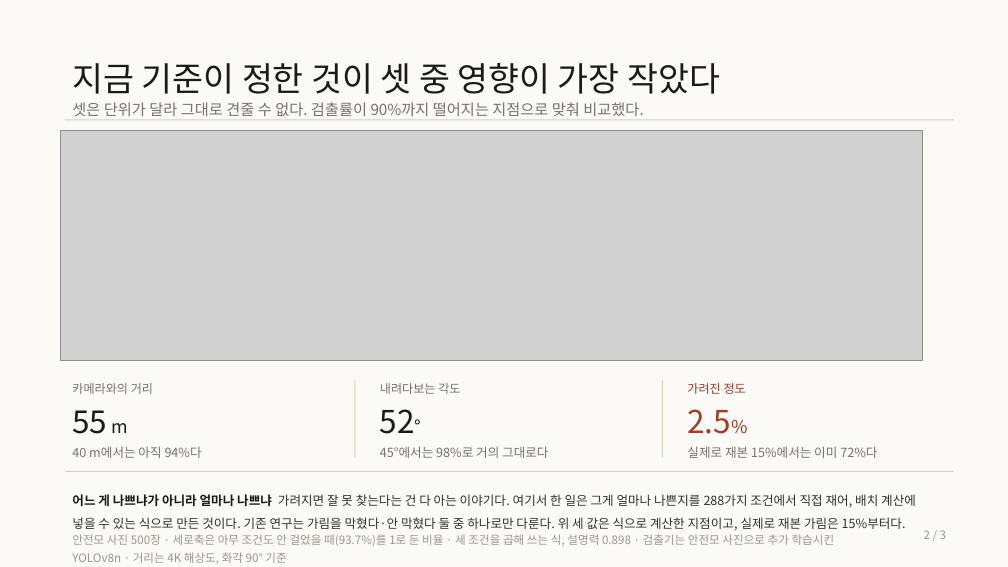
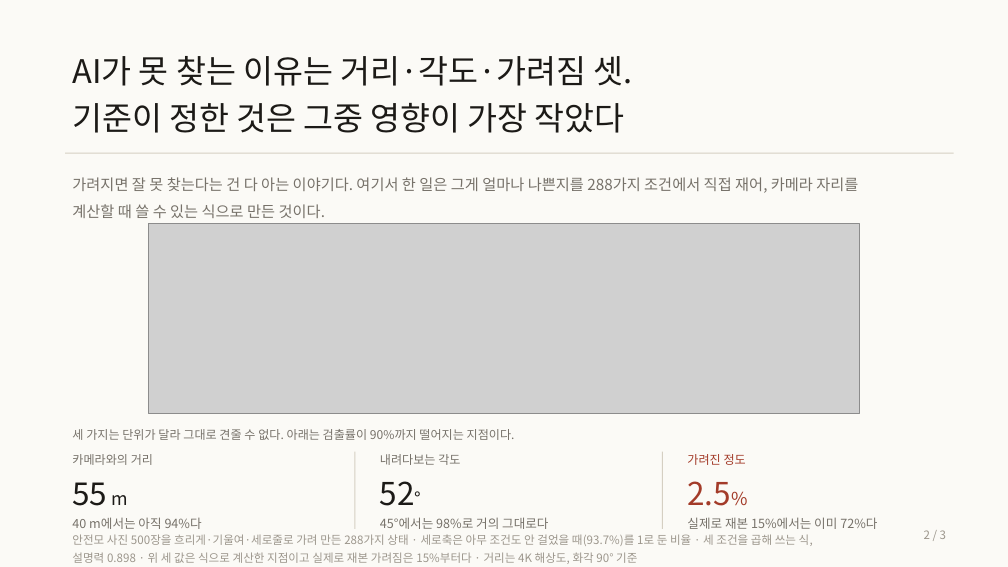
Before and after one commit to pobi04010203/BIGB, a slide deck: slide 2 of outputs/주제설명_3장.pptx. Drawn at 1008x567 pixels with LibreOffice and Linux fonts; fonts in the diff are those of the drawing; grey boxes stand for pictures. Boxes give left, top, right and bottom in pixels: in the first picture for what was removed or moved away, otherwise in the second. Text is boxed around its words. In the diff, an @@ line names an element or a change of style, - is before the commit and + after.

```diff
--- a/outputs/주제설명_3장.pptx
+++ b/outputs/주제설명_3장.pptx
@@ text at [72, 56, 632, 133]: text changed; size 32 to 31 pt @@
-지금 기준이 정한 것이 셋 중 영향이 가장 작았다
+AI가 못 찾는 이유는 거리·각도·가려짐 셋.
+기준이 정한 것은 그중 영향이 가장 작았다
@@ rectangle: place and size @@
-rectangle at [65, 119, 954, 120]
+rectangle at [65, 153, 954, 154]
@@ text added at [72, 177, 858, 218], 14.5 pt, text #77726A @@
+가려지면 잘 못 찾는다는 건 다 아는 이야기다. 여기서 한 일은 그게 얼마나 나쁜지를 288가지 조건에서 직접 재어, 카메라 자리를 계산할 때 쓸 수 있는 식으로 만든 것이다.
@@ picture: place and size @@
-picture at [60, 130, 923, 361]
+picture at [149, 224, 860, 414]
@@ text at [72, 429, 515, 440]: text changed; size 14.5 to 11.5 pt @@
-셋은 단위가 달라 그대로 견줄 수 없다. 검출률이 90%까지 떨어지는 지점으로 맞춰 비교했다.
+세 가지는 단위가 달라 그대로 견줄 수 없다. 아래는 검출률이 90%까지 떨어지는 지점이다.
@@ rectangle removed at [65, 471, 954, 472] @@
@@ 9 texts, 2 rectangles: place and size @@
-9 texts, 2 rectangles at [72, 380, 877, 458]
+9 texts, 2 rectangles at [72, 451, 877, 529]
@@ text removed at [72, 494, 916, 530] @@
-어느 게 나쁘냐가 아니라 얼마나 나쁘냐 가려지면 잘 못 찾는다는 건 다 아는 이야기다. 여기서 한 일은 그게 얼마나 나쁜지를 288가지 조건에서 직접 재어, 배치 계산에 넣을 수 있는 식으로 만든 것이다. 기존 연구는 가림을 막혔다·안 막혔다 둘 중 하나로만 다룬다. 위 세 값은 식으로 계산한 지점이고, 실제로 재본 가림은 15%부터다.
@@ text at [72, 534, 813, 564]: text changed @@
-안전모 사진 500장 · 세로축은 아무 조건도 안 걸었을 때(93.7%)를 1로 둔 비율 · 세 조건을 곱해 쓰는 식, 설명력 0.898 · 검출기는 안전모 사진으로 추가 학습시킨 YOLOv8n · 거리는 4K 해상도, 화각 90° 기준
+안전모 사진 500장을 흐리게·기울여·세로줄로 가려 만든 288가지 상태 · 세로축은 아무 조건도 안 걸었을 때(93.7%)를 1로 둔 비율 · 세 조건을 곱해 쓰는 식, 설명력 0.898 · 위 세 값은 식으로 계산한 지점이고 실제로 재본 가려짐은 15%부터다 · 거리는 4K 해상도, 화각 90° 기준
```
Also in this commit, not shown: 1 other slide changed, 1 other file.
